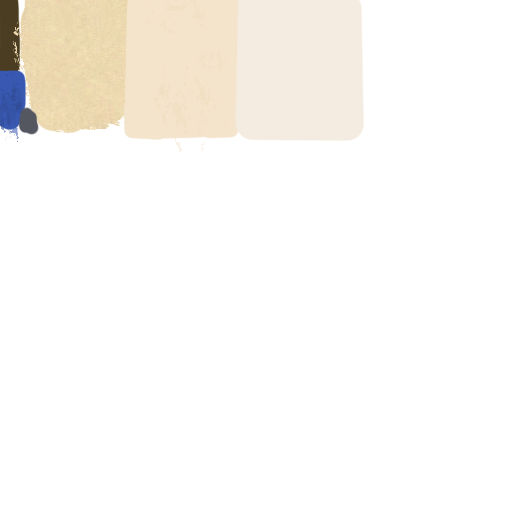
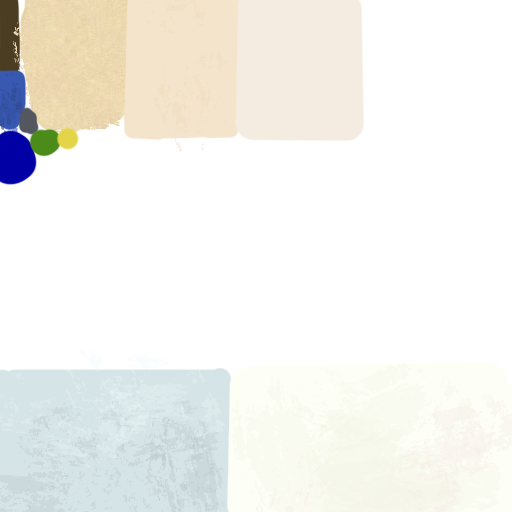
Before/after of a 512px x 512px layered artwork. What changed in the layer stack:
painted on "Layer 1" over [0,127,512,512]
